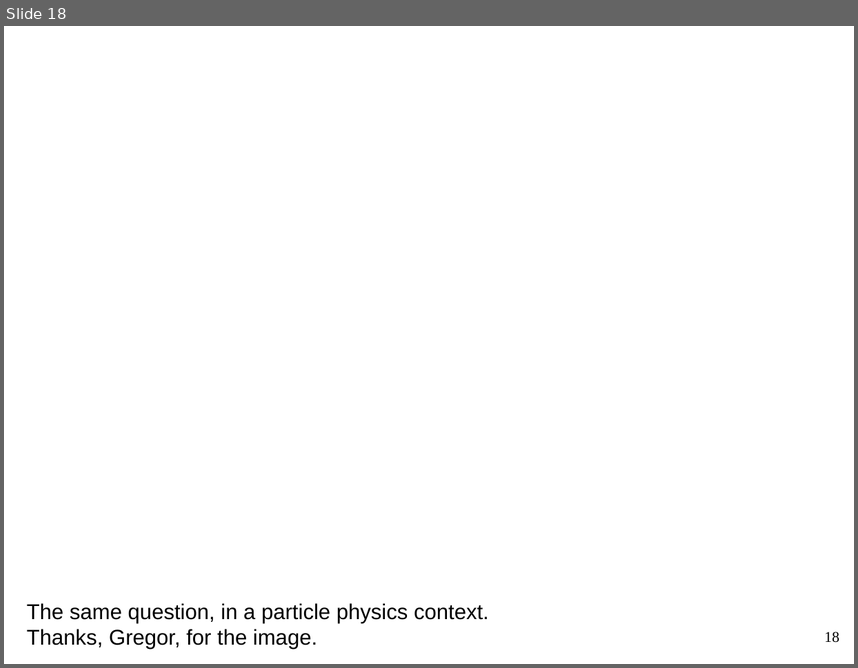
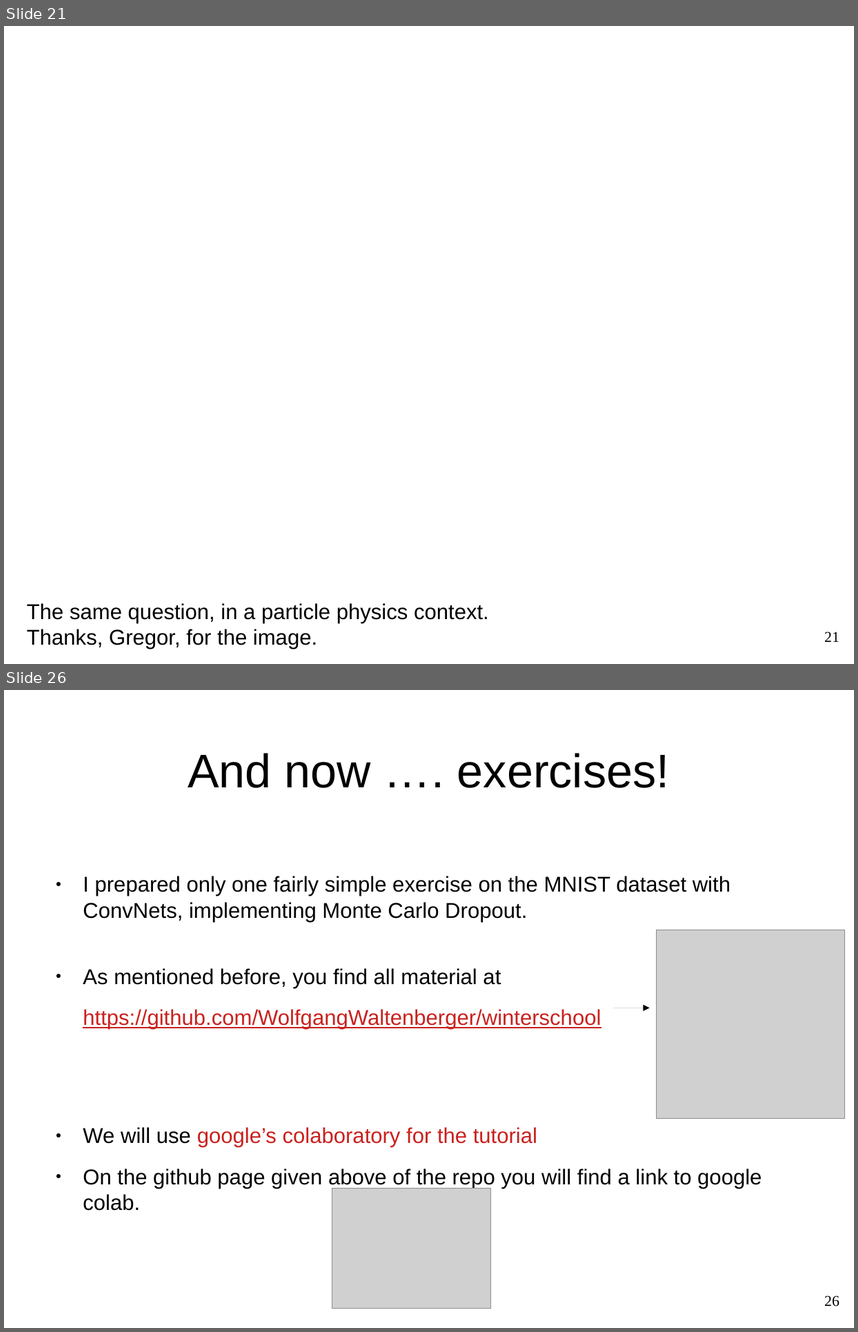
Before and after one commit to WolfgangWaltenberger/winterschool, a slide deck: systematics.odp. Shown one above the other, each under a label of ours: slide 18 before the commit, slides 21 and 26 after it; the slides between them are not shown. The pictures are 858x668 and 858x1332 pixels, drawn with LibreOffice and Linux fonts; fonts in the diff are those of the drawing; grey boxes stand for pictures; background and template pictures are left out. Boxes give left, top, right and bottom in pixels: in the first picture for what was removed or moved away, otherwise in the second. Text is boxed around its words. In the diff, an @@ line names an element or a change of style, - is before the commit and + after.

```diff
--- a/systematics.odp
+++ b/systematics.odp
@@ slide 26 added at (4, 690, 854, 1328), background #FFFFFF @@
@@ title added at (188, 753, 669, 788), 44 pt, text #000000 @@
+And now …. exercises!
@@ text added at (83, 876, 762, 1210), 20 pt, text #000000 @@
+● I prepared only one fairly simple exercise on the MNIST dataset with ConvNets, implementing Monte Carlo Dropout.
+● As mentioned before, you find all material at
+https://github.com/WolfgangWaltenberger/winterschool
+● We will use google’s colaboratory for the tutorial
+● On the github page given above of the repo you will find a link to google colab.
@@ picture added at (657, 930, 845, 1118) @@
@@ arrow added from (613, 1008) to (650, 1008), #000000 0 pt @@
@@ picture added at (332, 1188, 490, 1308) @@
@@ page number added at (824, 1295, 840, 1306), 14 pt, text #000000 @@
+26
@@ what was slide 18 is now slide 21 @@
@@ page number at (824, 631, 840, 641): text changed @@
-18
+21
```
Also in this commit, not shown: 3 slides changed, 6 other slides added, 2 slides removed, 1 other file.
